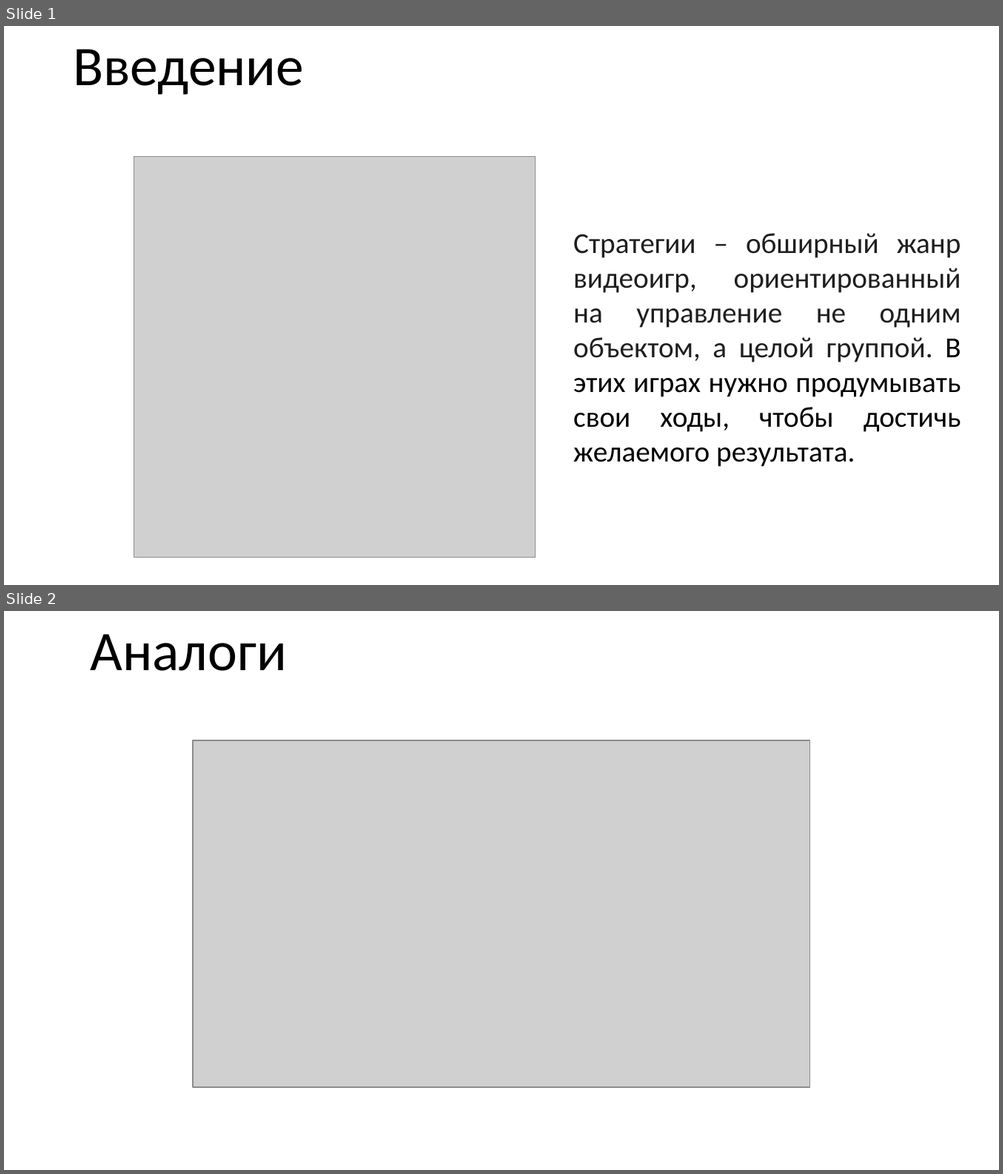
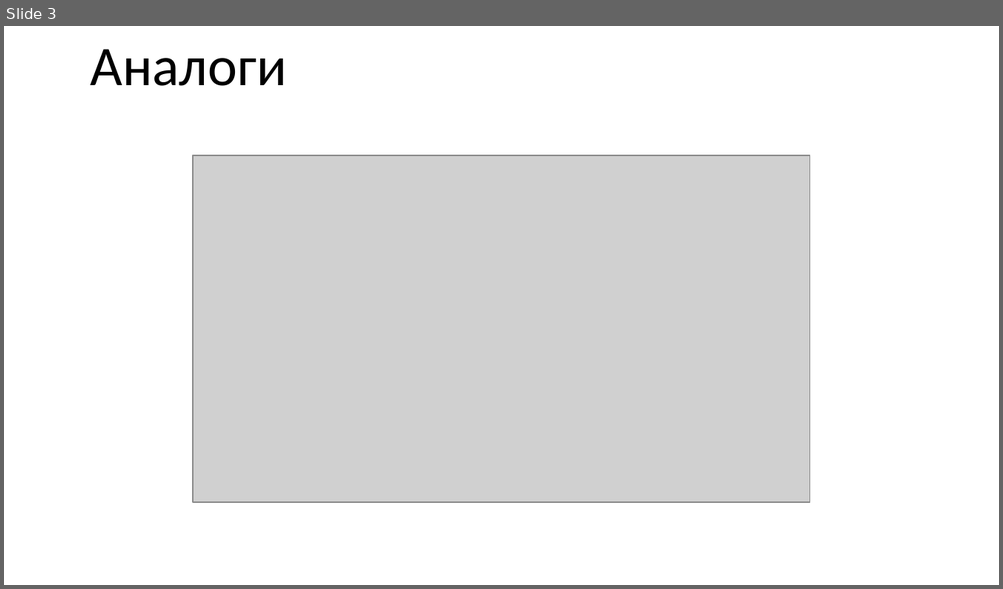
Before and after one commit to VaNNoSiC/game_project, a slide deck: Презентация1.pptx. Shown one above the other, each under a label of ours: slides 1 and 2 before the commit, slide 3 after it. The pictures are 1003x1174 and 1003x589 pixels, drawn with LibreOffice and Linux fonts; fonts in the diff are those of the drawing; grey boxes stand for pictures; background and template pictures are left out. Boxes give left, top, right and bottom in pixels: in the first picture for what was removed or moved away, otherwise in the second. Text is boxed around its words. In the diff, an @@ line names an element or a change of style, - is before the commit and + after.

```diff
--- a/Презентация1.pptx
+++ b/Презентация1.pptx
@@ slide 1 removed at [4, 26, 999, 585], background picture (left out) @@
@@ text removed at [74, 49, 304, 95] @@
-Введение
@@ picture removed at [134, 156, 536, 558] @@
@@ text removed at [573, 233, 961, 467] @@
-Стратегии – обширный жанр видеоигр, ориентированный на управление не одним объектом, а целой группой. В этих играх нужно продумывать свои ходы, чтобы достичь желаемого результата.
@@ what was slide 2 is now slide 3 @@
```
Also in this commit, not shown: 4 slides changed, 4 slides added, 11 other files.
